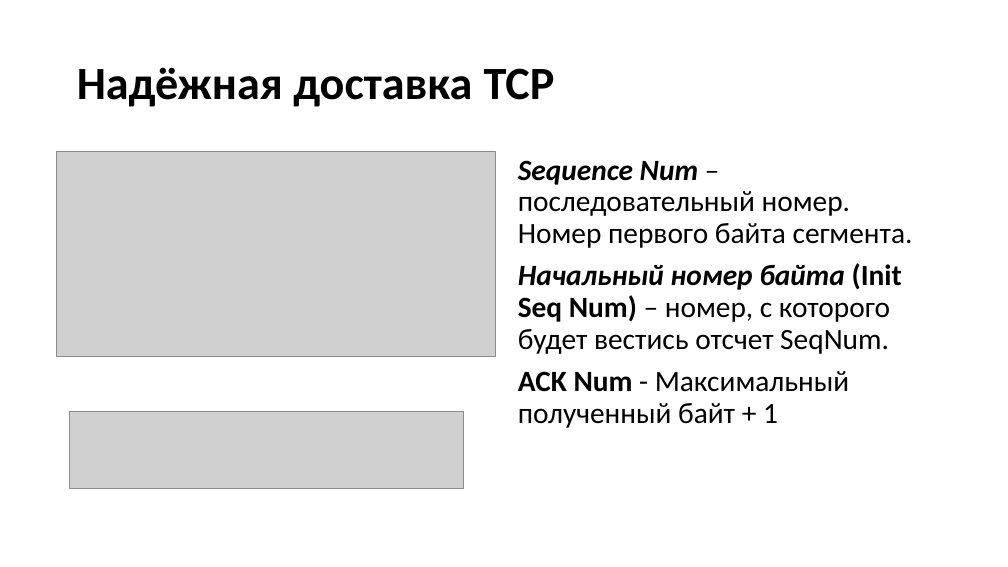
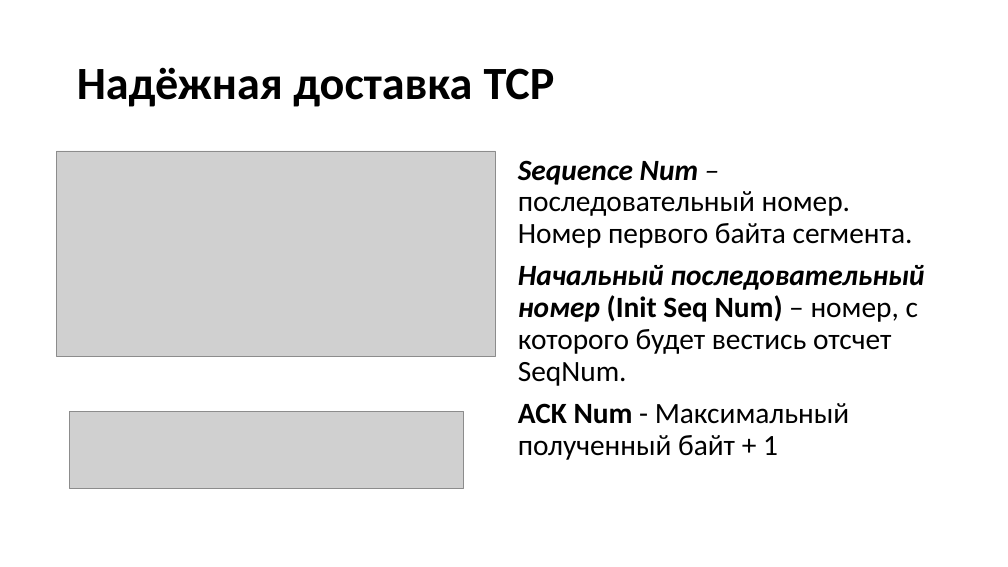
Before and after one commit to gas533/itn, a slide deck: slide 19 of 1.8 Transport Layer/1.8 Transport Layer.pptx. Drawn at 1008x567 pixels with LibreOffice and Linux fonts; fonts in the diff are those of the drawing; grey boxes stand for pictures. Boxes give left, top, right and bottom in pixels: in the first picture for what was removed or moved away, otherwise in the second. Text is boxed around its words. In the diff, an @@ line names an element or a change of style, - is before the commit and + after.

```diff
--- a/1.8 Transport Layer/1.8 Transport Layer.pptx
+++ b/1.8 Transport Layer/1.8 Transport Layer.pptx
@@ text at box(518, 265, 924, 386): text changed; bold on @@
-Начальный номер байта (Init Seq Num) – номер, с которого будет вестись отсчет SeqNum.
+Начальный последовательный номер (Init Seq Num) – номер, с которого будет вестись отсчет SeqNum.
```
Also in this commit, not shown: 3 other slides changed, 15 other files.
